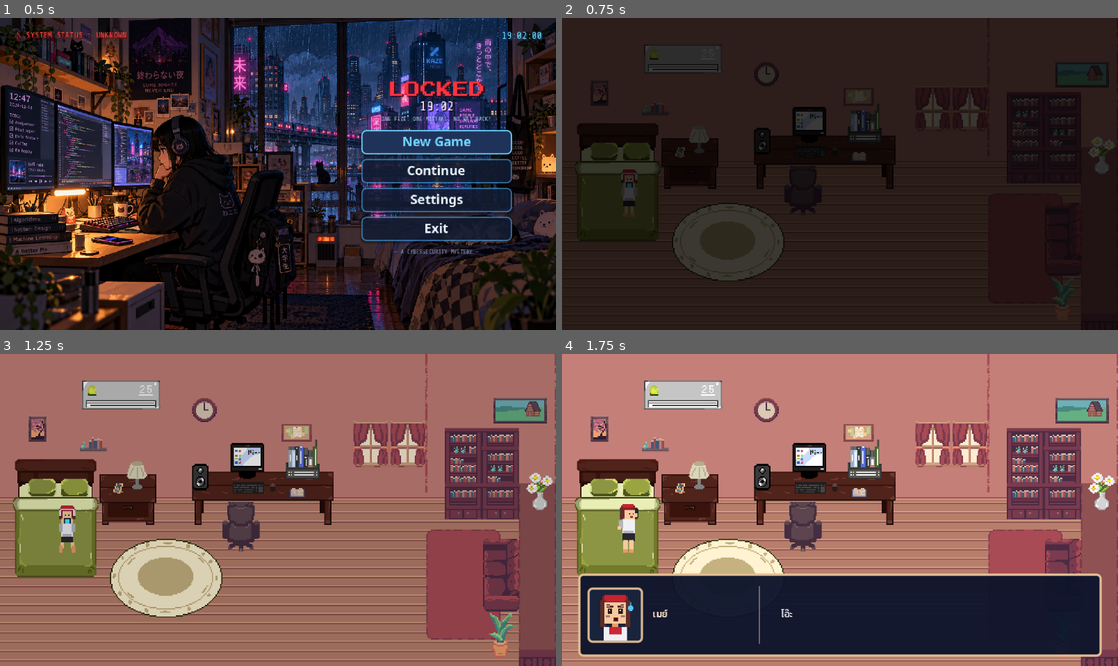
Above: before the commit, frames 1-4 (two rows, left to right).
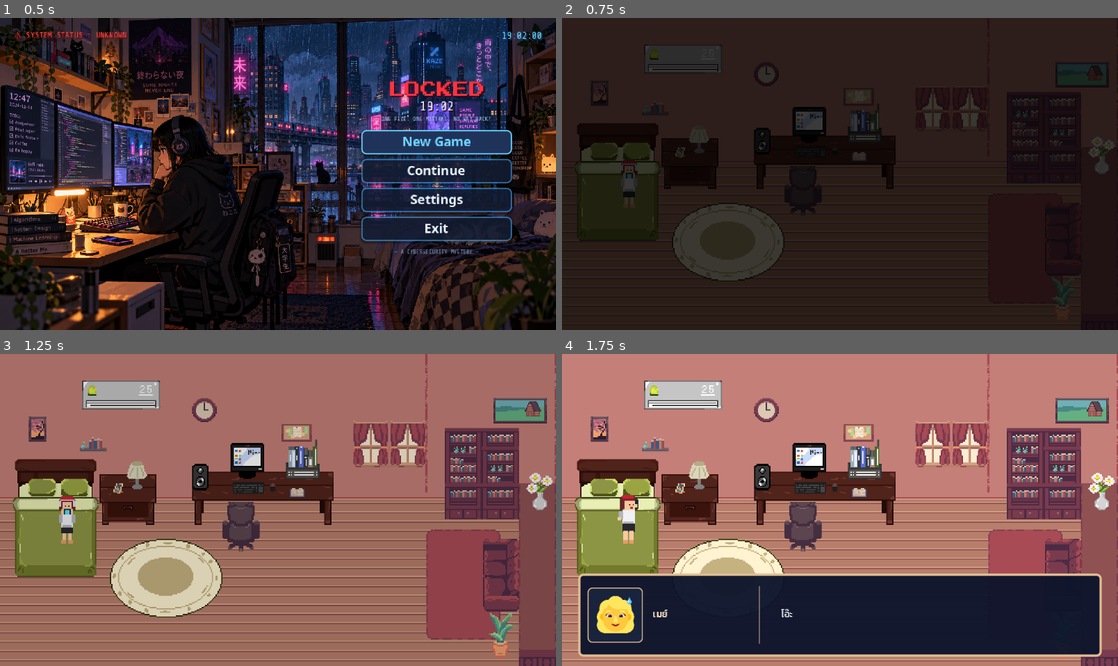
Above: after the commit, the same moments.

Repository: wrongcookie5701150-afk/GameDevProject
Game: Godot game, scene res://Scenes/ui/MainMenu.tscn
The game is run twice, just before and just after one commit, with the same random seed, the same clock (stepped at 60 frames per second) and the same inputs.
Inputs (mouse positions are in pixels of both pictures, inside the frame that each line leads up to):
- Up to frame 1 (0.5 s): no input
- Up to frame 2 (0.75 s): click "New Game" at 0.5 s
- Up to frame 3 (1.25 s): no input
- Up to frame 4 (1.75 s): tap Enter at 1.25, 1.35 s; move the mouse to (962, 494) at 1.27 s; hold D (Right) from 1.28 s (still down); click (962, 494) at 1.42 s; tap Space at 1.52 s

Frame 1 is identical in both runs. In frame 2, 0.3% of the frame differs, in the area x 10-14%, y 45-61%; in frame 3, 0.4%; in frame 4, 1.6%, in the area x 4-15%, y 45-93%.

Commit message:
feat/scene 1 : update dialogue avatars and fix visual glitches

Diff:
--- a/game_client/Scenes/Scene_01_Intro.tscn
+++ b/game_client/Scenes/Scene_01_Intro.tscn
@@ -2,8 +2,18 @@
 
 [ext_resource type="Script" path="res://Scripts/cutscene_01_intro.gd" id="1_cutscene_script"]
 [ext_resource type="PackedScene" uid="uid://bfsifnqbykj0p" path="res://Scenes/Initial/room.tscn" id="2_room_scene"]
+[ext_resource type="Texture2D" uid="uid://hk2xdj1oek23" path="res://assets/sprite/may_bed_lying.png" id="3_may_lying"]
 
 [node name="Scene_01_Intro" type="Node2D" unique_id=1461647612]
 script = ExtResource("1_cutscene_script")
 
 [node name="Map" parent="." unique_id=1668373968 instance=ExtResource("2_room_scene")]
+
+[node name="MayOnBed" type="Node2D" parent="."]
+position = Vector2(58, 142)
+z_index = 5
+
+[node name="Sprite" type="Sprite2D" parent="MayOnBed"]
+texture_filter = 1
+texture = ExtResource("3_may_lying")
+hframes = 5
--- a/game_client/Scripts/cutscene_01_intro.gd
+++ b/game_client/Scripts/cutscene_01_intro.gd
@@ -59,9 +59,6 @@
 # May on Bed Visuals
 var may_node: Node2D
 var may_sprite: Sprite2D
-var may_anim_timer: float = 0.0
-var may_frame: int = 0
-var is_kicking_legs: bool = true
 var music_notes_container: Node2D
 var music_note_timer: float = 0.0
 var surprise_badge: Label
@@ -117,38 +114,48 @@
 	add_child(typewriter_player)
 
 func _setup_may_on_bed() -> void:
-	may_node = Node2D.new()
-	may_node.name = "MayOnBed"
-	may_node.position = Vector2(58, 150)
-	may_node.z_index = 5  # Render above bed furniture tilemap (z_index = 1)
-	add_child(may_node)
-
-	may_sprite = Sprite2D.new()
-	may_sprite.name = "Sprite"
+	may_node = get_node_or_null("MayOnBed")
+	if not may_node:
+		may_node = Node2D.new()
+		may_node.name = "MayOnBed"
+		may_node.position = Vector2(58, 142)
+		may_node.z_index = 5  # Render above bed furniture tilemap (z_index = 1)
+		add_child(may_node)
+
+	may_sprite = may_node.get_node_or_null("Sprite") as Sprite2D
+	if not may_sprite:
+		may_sprite = Sprite2D.new()
+		may_sprite.name = "Sprite"
+		may_node.add_child(may_sprite)
+
+	may_sprite.texture_filter = CanvasItem.TEXTURE_FILTER_NEAREST
 	var texture_path := "res://assets/sprite/may_bed_lying.png"
 	if ResourceLoader.exists(texture_path):
 		var tex: Texture2D = load(texture_path)
 		may_sprite.texture = tex
 		may_sprite.hframes = 5
-		may_sprite.frame = 0
-	may_node.add_child(may_sprite)
-
-	surprise_badge = Label.new()
-	surprise_badge.name = "SurpriseBadge"
-	surprise_badge.text = "!"
-	surprise_badge.add_theme_font_size_override("font_size", 14)
-	surprise_badge.add_theme_color_override("font_color", Color(1.0, 0.2, 0.2, 1.0))
-	surprise_badge.add_theme_color_override("font_shadow_color", Color(0, 0, 0, 0.8))
-	surprise_badge.add_theme_constant_override("shadow_offset_x", 1)
-	surprise_badge.add_theme_constant_override("shadow_offset_y", 1)
-	surprise_badge.position = Vector2(8, -26)
-	surprise_badge.visible = false
-	may_node.add_child(surprise_badge)
-
-	music_notes_container = Node2D.new()
-	music_notes_container.name = "MusicNotes"
-	music_notes_container.position = Vector2(0, -10)
-	may_node.add_child(music_notes_container)
+		may_sprite.frame = 0  # May resting peacefully on bed
+
+	surprise_badge = may_node.get_node_or_null("SurpriseBadge") as Label
+	if not surprise_badge:
+		surprise_badge = Label.new()
+		surprise_badge.name = "SurpriseBadge"
+		surprise_badge.text = "!"
+		surprise_badge.add_theme_font_size_override("font_size", 14)
+		surprise_badge.add_theme_color_override("font_color", Color(1.0, 0.2, 0.2, 1.0))
+		surprise_badge.add_theme_color_override("font_shadow_color", Color(0, 0, 0, 0.8))
+		surprise_badge.add_theme_constant_override("shadow_offset_x", 1)
+		surprise_badge.add_theme_constant_override("shadow_offset_y", 1)
+		surprise_badge.position = Vector2(8, -26)
+		surprise_badge.visible = false
+		may_node.add_child(surprise_badge)
+
+	music_notes_container = may_node.get_node_or_null("MusicNotes") as Node2D
+	if not music_notes_container:
+		music_notes_container = Node2D.new()
+		music_notes_container.name = "MusicNotes"
+		music_notes_container.position = Vector2(0, -10)
+		may_node.add_child(music_notes_container)
 
 func _setup_ui() -> void:
 	canvas_layer = CanvasLayer.new()
@@ -262,23 +269,30 @@
 	avatar_panel.size_flags_vertical = Control.SIZE_SHRINK_CENTER
 	var av_style := StyleBoxFlat.new()
 	av_style.bg_color = Color(0.10, 0.14, 0.24, 0.95)
-	av_style.border_width_left = 2
-	av_style.border_width_top = 2
-	av_style.border_width_right = 2
-	av_style.border_width_bottom = 2
+	av_style.border_width_left = 1
+	av_style.border_width_top = 1
+	av_style.border_width_right = 1
+	av_style.border_width_bottom = 1
 	av_style.border_color = Color(0.88, 0.74, 0.58, 0.95)
 	av_style.corner_radius_top_left = 4
 	av_style.corner_radius_top_right = 4
 	av_style.corner_radius_bottom_right = 4
 	av_style.corner_radius_bottom_left = 4
+	av_style.content_margin_left = 2.0
+	av_style.content_margin_right = 2.0
+	av_style.content_margin_top = 2.0
+	av_style.content_margin_bottom = 2.0
 	avatar_panel.add_theme_stylebox_override("panel", av_style)
+	avatar_panel.clip_contents = true
 	left_box.add_child(avatar_panel)
 
+	# Speaker portrait frame (centered base emoji without skin tone modifiers)
 	speaker_avatar_rect = TextureRect.new()
 	speaker_avatar_rect.name = "AvatarRect"
 	speaker_avatar_rect.custom_minimum_size = Vector2(44, 44)
 	speaker_avatar_rect.expand_mode = TextureRect.EXPAND_IGNORE_SIZE
 	speaker_avatar_rect.stretch_mode = TextureRect.STRETCH_KEEP_ASPECT_CENTERED
+	speaker_avatar_rect.texture_filter = CanvasItem.TEXTURE_FILTER_LINEAR
 	speaker_avatar_rect.size_flags_horizontal = Control.SIZE_SHRINK_CENTER
 	speaker_avatar_rect.size_flags_vertical = Control.SIZE_SHRINK_CENTER
 	avatar_panel.add_child(speaker_avatar_rect)
@@ -352,14 +366,6 @@
 func _process(delta: float) -> void:
 	state_timer += delta
 
-	# Animate leg kicks on bed
-	if is_kicking_legs and may_sprite:
-		may_anim_timer += delta
-		if may_anim_timer >= 0.32:
-			may_anim_timer = 0.0
-			may_frame = (may_frame + 1) % 4
-			may_sprite.frame = may_frame
-
 	# Floating music notes during chill intro
 	if current_state == State.INTRO_CHILL:
 		music_note_timer += delta
@@ -409,7 +415,6 @@
 func _start_intro_chill() -> void:
 	current_state = State.INTRO_CHILL
 	state_timer = 0.0
-	is_kicking_legs = true
 	if bgm_player:
 		bgm_player.play()
 	cutscene_started.emit()
@@ -475,7 +480,6 @@
 	_play_beep(880.0, 0.08)
 
 	# Switch May sprite to phone call pose
-	is_kicking_legs = false
 	if may_sprite:
 		may_sprite.frame = 4
 	if surprise_badge:
Binary file changed: game_client/assets/images/portraits/portrait_may_normal.png
Binary file changed: game_client/assets/images/portraits/portrait_may_surprised.png
Binary file changed: game_client/assets/images/portraits/portrait_mesa.png
